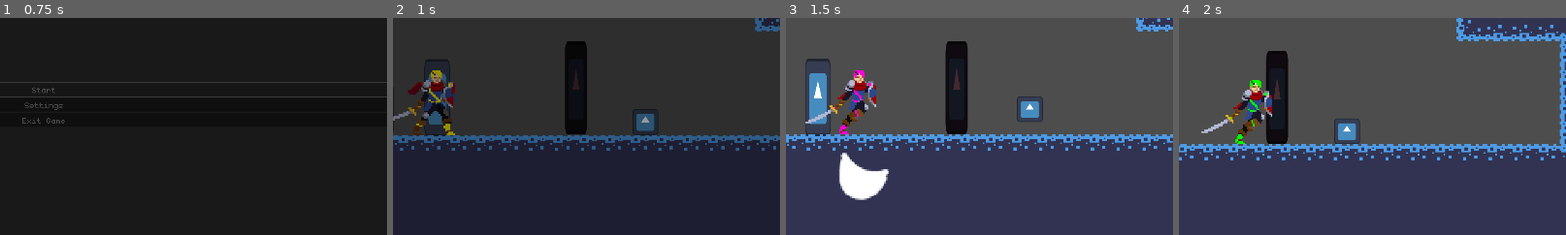
Above: before the commit, frames 1-4 (left to right).
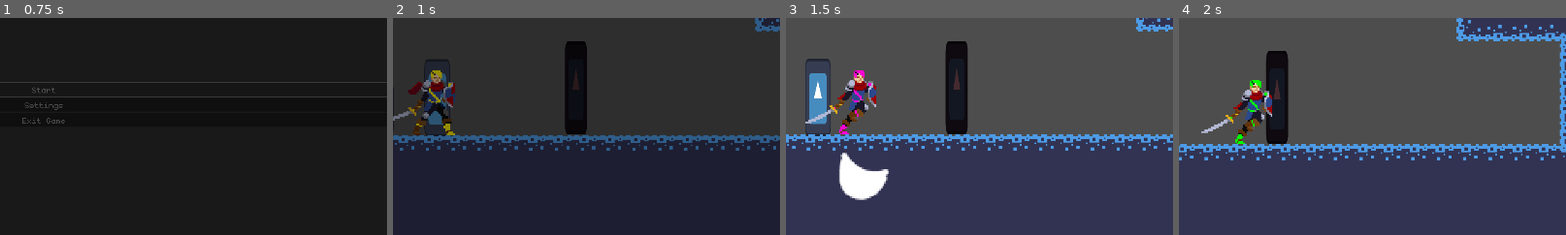
Above: after the commit, the same moments.

Repository: veggie-works/star-gazer
Game: Godot game, scene res://scenes/levels/main_menu/main_menu.tscn
Two runs of this game, one before a commit and one after it. Both use one fixed random seed, a clock stepped at 60 frames per second and the inputs below. The engine's default icon, where the game draws it, is replaced by a stand-in: a white triangle on a blue panel in a dark square. Sound files missing from this copy of the repository are replaced by a short silence.
Inputs (mouse positions are % of the whole screen's width and height, from its top left):
- Up to frame 1 (0.75 s): click "Start" at 0.5 s
- Up to frame 2 (1 s): no input
- Up to frame 3 (1.5 s): tap Enter (ui_accept) at 1.25 s; move the mouse to (72, 45) at 1.27 s; hold Right (move_right) from 1.28 s (still down); hold X (attack) from 1.28 s (still down); click (72, 45) at 1.42 s
- Up to frame 4 (2 s): keep holding Right (move_right); keep holding X (attack); tap Z (jump) at 1.52 s
The pictures show only the part of the screen within x 44-94%, y 30-80%; the shares and areas given below are measured in that part.

Frame 1 is identical in both runs. In frame 2, 0.4% of the frame differs, in the area x 61-69%, y 41-55%; in frame 3, 0.5%; in frame 4, 0.5%, in the area x 40-47%, y 46-59%.

Commit message:
Tweaked music fade to be more seamless, fixed footstep sounds playing while not running

Diff:
--- a/scenes/actors/grounded/player/player.tscn
+++ b/scenes/actors/grounded/player/player.tscn
@@ -141,6 +141,7 @@
 resource_name = "run"
 length = 0.9333
 loop_mode = 1
+step = 0.001
 tracks/0/type = "value"
 tracks/0/imported = false
 tracks/0/enabled = true
@@ -152,6 +153,23 @@
 "transitions": PackedFloat32Array(1, 1, 1, 1, 1, 1, 1, 1, 1, 1),
 "update": 1,
 "values": [ExtResource("12_lpugu"), ExtResource("13_huosg"), ExtResource("14_urf0e"), ExtResource("15_4a5ls"), ExtResource("16_wqw43"), ExtResource("17_s2qvw"), ExtResource("18_qwlp7"), ExtResource("19_355kb"), ExtResource("20_2d7nm"), ExtResource("21_l5mf2")]
+}
+tracks/1/type = "method"
+tracks/1/imported = false
+tracks/1/enabled = true
+tracks/1/path = NodePath("fsm/player_run_state")
+tracks/1/interp = 1
+tracks/1/loop_wrap = true
+tracks/1/keys = {
+"times": PackedFloat32Array(0.3732, 0.8397),
+"transitions": PackedFloat32Array(1, 1),
+"values": [{
+"args": [],
+"method": &"play_footstep"
+}, {
+"args": [],
+"method": &"play_footstep"
+}]
 }
 
 [sub_resource type="AnimationLibrary" id="AnimationLibrary_xmrs4"]
@@ -190,7 +208,7 @@
 [node name="sprite" parent="." index="1"]
 use_parent_material = true
 position = Vector2(0, -7)
-texture = ExtResource("4_nxbpc")
+texture = ExtResource("21_l5mf2")
 
 [node name="collision" parent="." index="2"]
 position = Vector2(-1, 0)
@@ -253,10 +271,7 @@
 [node name="player_run_state" type="Node" parent="fsm" index="1"]
 script = ExtResource("13_dg6tn")
 footstep_clip_table = ExtResource("42_cp2bi")
-footstep_interval = 0.467
 run_speed = 150.0
-
-[node name="footstep_timer" type="Timer" parent="fsm/player_run_state" index="0"]
 
 [node name="player_jump_state" type="Node" parent="fsm" index="2"]
 script = ExtResource("14_ygy2g")
--- a/scenes/levels/level0.tscn
+++ b/scenes/levels/level0.tscn
@@ -1,9 +1,8 @@
-[gd_scene load_steps=9 format=3 uid="uid://byf21g036g36h"]
+[gd_scene load_steps=8 format=3 uid="uid://byf21g036g36h"]
 
 [ext_resource type="PackedScene" uid="uid://b5cisyivpic2s" path="res://scenes/levels/base_level.tscn" id="1_tftho"]
 [ext_resource type="Resource" uid="uid://b7xpyw37rvn2" path="res://resources/music_tracks/level0.tres" id="2_4r7nn"]
 [ext_resource type="PackedScene" uid="uid://da7mkw7n7ptqn" path="res://scenes/gameplay/doors/door.tscn" id="3_c4d54"]
-[ext_resource type="PackedScene" uid="uid://r28wdqjlisvt" path="res://scenes/actors/enemies/test_enemy.tscn" id="3_eyvi5"]
 [ext_resource type="PackedScene" uid="uid://cnri2gdmg878w" path="res://scenes/gameplay/saves/save_point.tscn" id="4_ky82b"]
 [ext_resource type="PackedScene" uid="uid://b3e1pdirdrmas" path="res://scenes/gameplay/environment/test/test_platform.tscn" id="7_3n237"]
 [ext_resource type="PackedScene" uid="uid://ca4hofmt5120j" path="res://scenes/actors/npcs/npc.tscn" id="7_qy8ep"]
@@ -11,9 +10,6 @@
 
 [node name="level0" instance=ExtResource("1_tftho")]
 music_track = ExtResource("2_4r7nn")
-
-[node name="test_enemy" parent="enemies" index="0" instance=ExtResource("3_eyvi5")]
-position = Vector2(188, 120)
 
 [node name="door_right" parent="doors" index="0" instance=ExtResource("3_c4d54")]
 position = Vector2(266, 98)
--- a/scripts/autoload/audio_manager/audio_manager.gd
+++ b/scripts/autoload/audio_manager/audio_manager.gd
@@ -96,8 +96,14 @@
 	volume_tween = create_tween()
 	volume_tween.finished.connect(on_volume_tween_finished)
 	upcoming_music_player.play(current_music_player.get_playback_position())
-	volume_tween.tween_property(current_music_player, "volume_db", AUDIO_OFF_DB, fade_time).from(music_volume).set_trans(Tween.TRANS_CIRC)
-	volume_tween.parallel().tween_property(upcoming_music_player, "volume_db", music_volume, fade_time / 2).from(AUDIO_OFF_DB).set_trans(Tween.TRANS_CIRC)
+	volume_tween.tween_property(current_music_player, "volume_db", AUDIO_OFF_DB, fade_time) \
+		.from(music_volume) \
+		.set_trans(Tween.TRANS_EXPO) \
+		.set_ease(Tween.EASE_IN)
+	volume_tween.parallel().tween_property(upcoming_music_player, "volume_db", music_volume, fade_time) \
+		.from(AUDIO_OFF_DB) \
+		.set_trans(Tween.TRANS_EXPO) \
+		.set_ease(Tween.EASE_OUT)
 
 ## Stop the currently playing music
 func stop_music() -> void:
--- a/scripts/fsm/actors/player/player_run_state.gd
+++ b/scripts/fsm/actors/player/player_run_state.gd
@@ -3,25 +3,11 @@
 
 ## The random table of clips to choose a footstep sound from
 @export var footstep_clip_table: RandomAudioClipTable
-## Interval of time between footsteps
-@export var footstep_interval: float = 0.4
 ## The speed that the player runs at
 @export var run_speed: float = 600
 
-## Timer that counts down between footsteps
-@onready var footstep_timer: Timer = $footstep_timer
-
-func _ready() -> void:
-	footstep_timer.timeout.connect(on_footstep_timer_timeout)
-
 func enter() -> void:
 	animator.play("run")
-	if footstep_timer:
-		footstep_timer.start(footstep_interval)
-
-func exit() -> void:
-	if footstep_timer:
-		footstep_timer.stop()
 
 func update(delta: float) -> void:
 	if body.velocity.y > 0:
@@ -40,6 +26,6 @@
 	if body.is_grounded() and Input.is_action_just_pressed("jump"):
 		fsm.transition_to(PlayerJumpState)
 
-## Callback for when the footstep timer expires
-func on_footstep_timer_timeout() -> void:
+## Play footstep SFX
+func play_footstep() -> void:
 	footstep_clip_table.play_random(0.85, 1.15)
--- a/scripts/gameplay/doors/door.gd
+++ b/scripts/gameplay/doors/door.gd
@@ -21,7 +21,6 @@
 
 ## Walk the player from this door into the scene
 func enter_from() -> void:
-	print("ENTER FROM: ", name)
 	var player: Player = player_prefab.instantiate()
 	player.in_cutscene = true
 	collision.disabled = true
